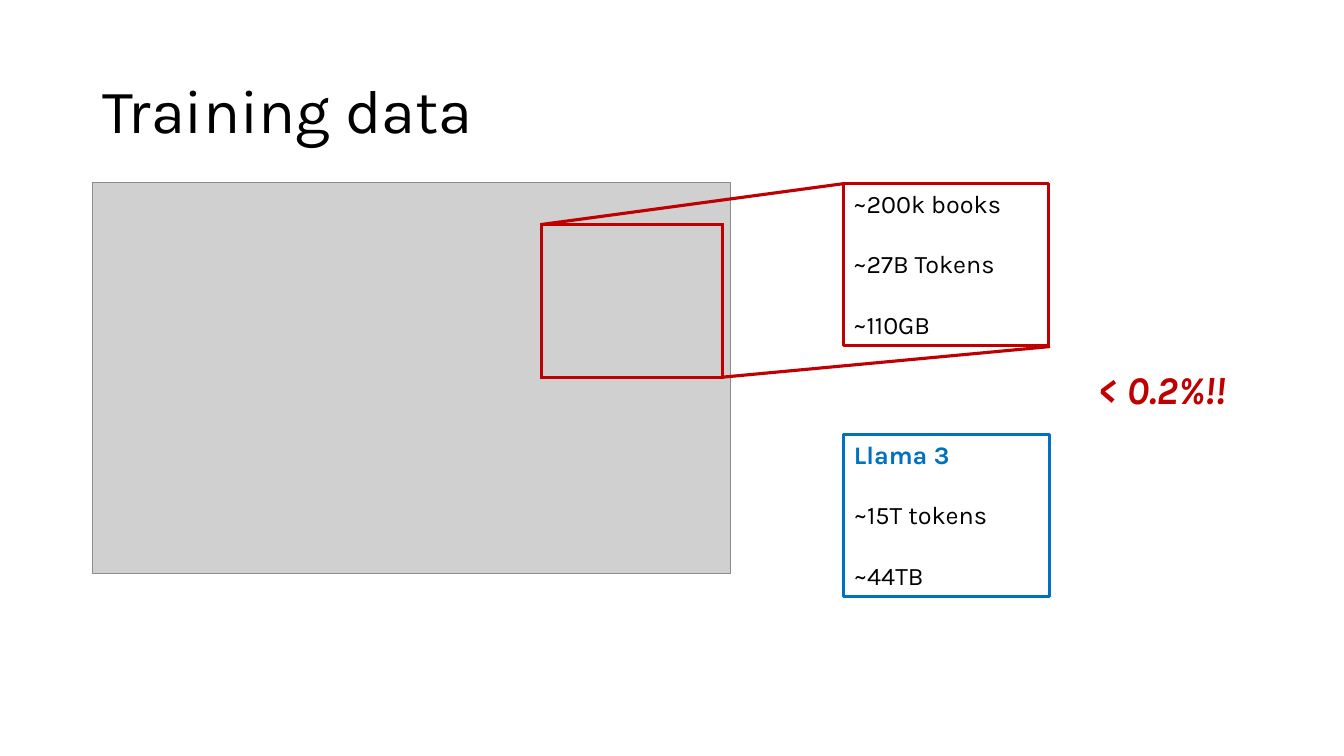
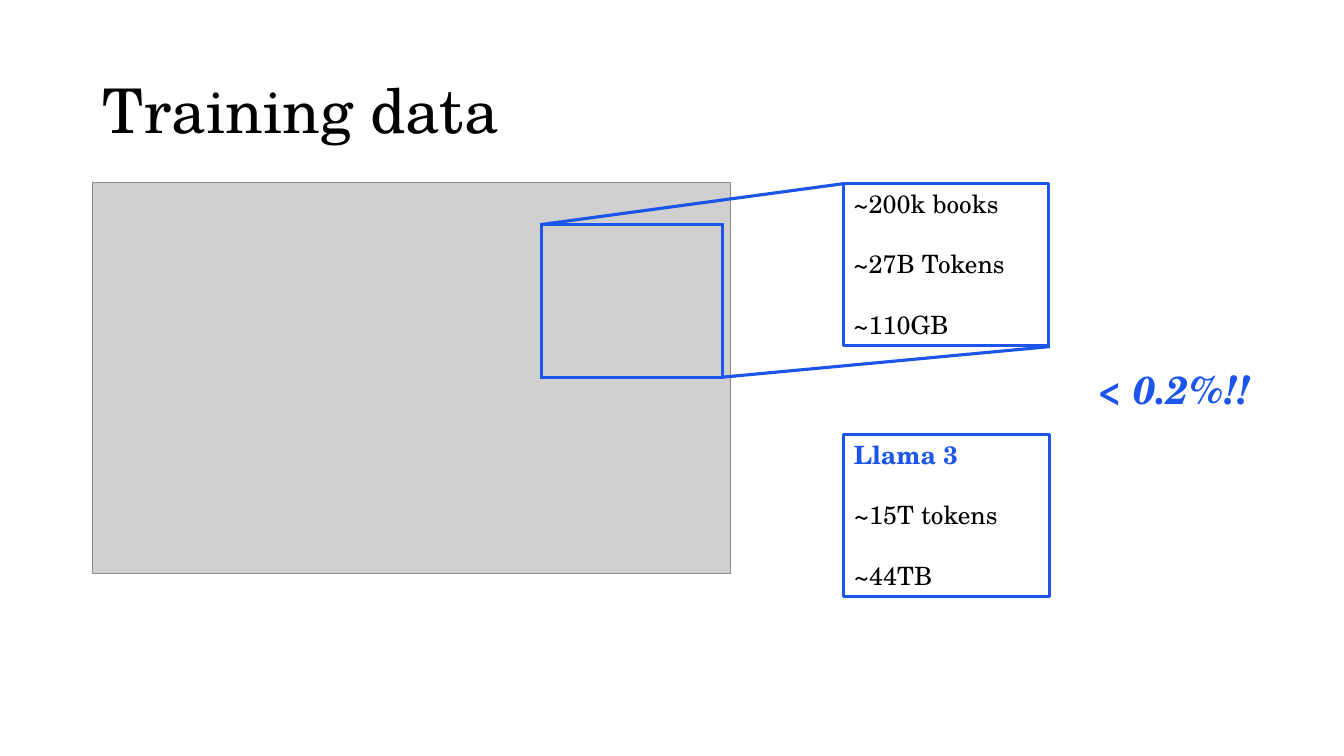
Before and after one commit to acceleratescience/large-language-models, a slide deck: slide 25 of slides/flsg/6-sampling-flsg.pptx. Drawn at 1344x756 pixels with LibreOffice and Linux fonts; fonts in the diff are those of the drawing; grey boxes stand for pictures; background and template pictures are left out. Boxes give left, top, right and bottom in pixels: in the first picture for what was removed or moved away, otherwise in the second. Text is boxed around its words. In the diff, an @@ line names an element or a change of style, - is before the commit and + after.

Commit message:
chore(slides): update formatting for 5 onwards slides

```diff
--- a/slides/flsg/6-sampling-flsg.pptx
+++ b/slides/flsg/6-sampling-flsg.pptx
@@ title "Training data" at (x1=102, y1=87, x2=498, y2=146): font Karla to TeX Gyre Schola @@
@@ line (844, 184) - (541, 225): stroke #C00000 2.25 pt to #1B55EB 2.25 pt @@
@@ rectangle "~200k books" at (x1=844, y1=184, x2=1050, y2=346): font Karla to TeX Gyre Schola; outline #C00000 2.25 pt to #1B55EB 2.25 pt @@
@@ rectangle at (x1=542, y1=225, x2=723, y2=378): outline #C00000 2.25 pt to #1B55EB 2.25 pt @@
@@ line (1051, 347) - (721, 377): stroke #C00000 2.25 pt to #1B55EB 2.25 pt @@
@@ text "< 0.2%!!" at (x1=1133, y1=375, x2=1250, y2=405): font Karla to TeX Gyre Schola, text colour #C00000 to #1B55EB @@
@@ rectangle "Llama 3" at (x1=844, y1=435, x2=1050, y2=598): font Karla to TeX Gyre Schola; text colour #0070C0 to #1B55EB in "Llama 3"; outline #0070C0 2.25 pt to #1B55EB 2.25 pt @@
```
Also in this commit, not shown: 25 other slides changed, 1 other file.
